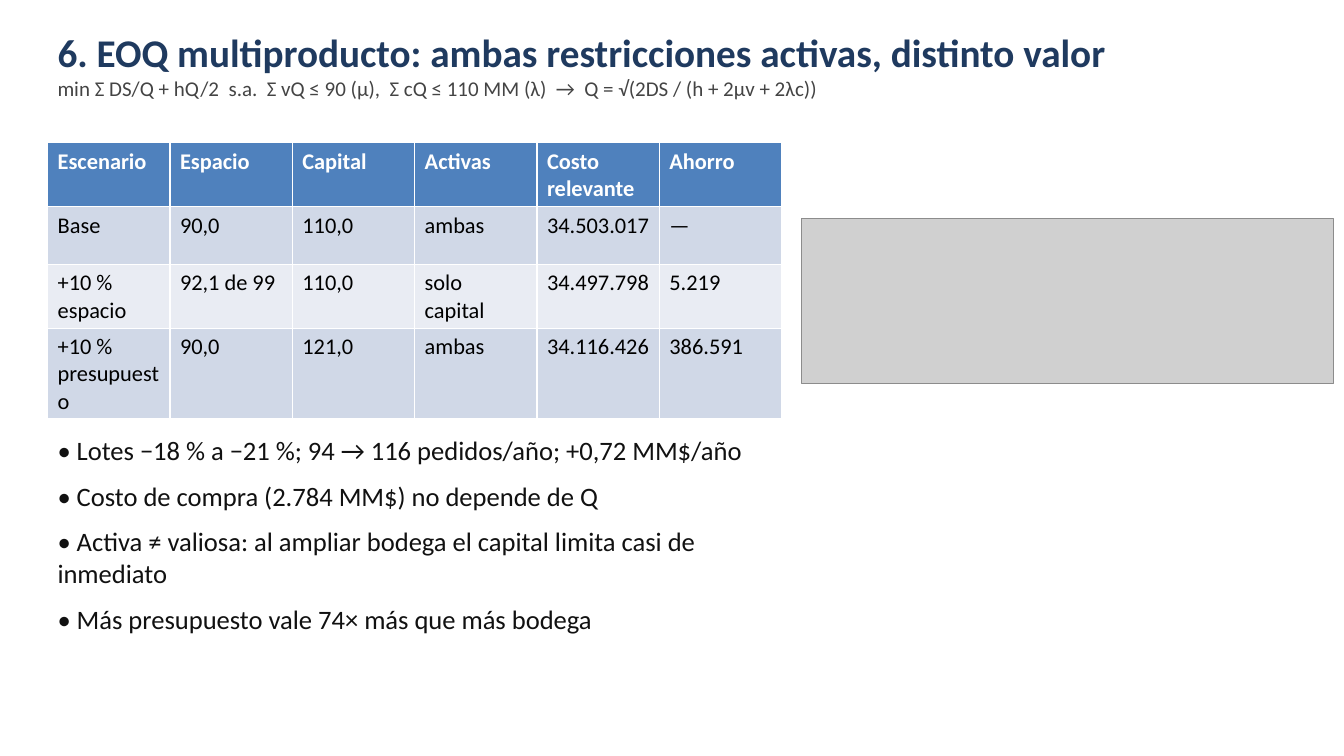
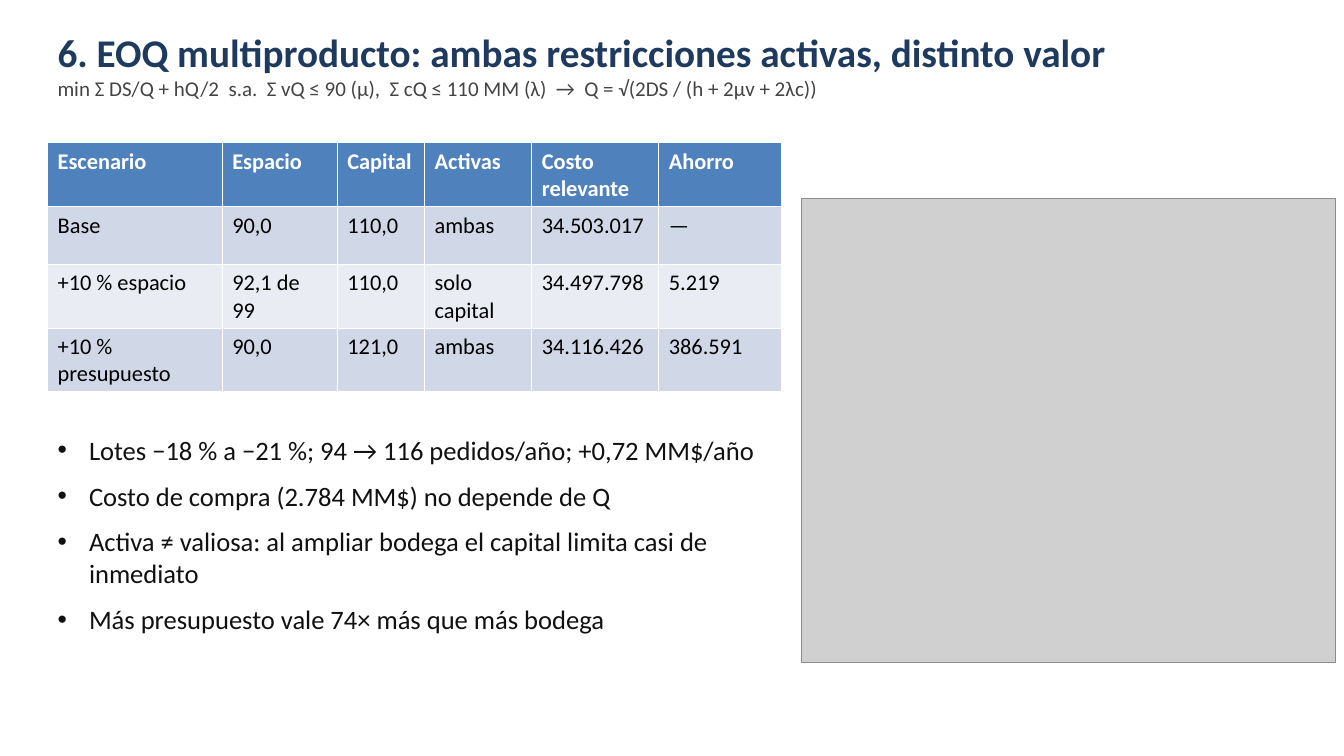
Before and after one commit to cdevidts/GDO-proyecto, a slide deck: slide 7 of proyecto/04_presentacion/Presentacion_Ventisur.pptx. Drawn at 1344x756 pixels with LibreOffice and Linux fonts; fonts in the diff are those of the drawing; grey boxes stand for pictures. Boxes give left, top, right and bottom in pixels: in the first picture for what was removed or moved away, otherwise in the second. Text is boxed around its words. In the diff, an @@ line names an element or a change of style, - is before the commit and + after.

```diff
--- a/proyecto/04_presentacion/Presentacion_Ventisur.pptx
+++ b/proyecto/04_presentacion/Presentacion_Ventisur.pptx
@@ table: place and size @@
-table at box(47, 143, 779, 638)
+table at box(47, 143, 781, 389)
@@ picture: place and size @@
-picture at box(802, 219, 1334, 384)
+picture at box(802, 199, 1336, 662)
@@ text at box(89, 441, 754, 634): text changed @@
-• Lotes −18 % a −21 %; 94 → 116 pedidos/año; +0,72 MM$/año
-• Costo de compra (2.784 MM$) no depende de Q
-• Activa ≠ valiosa: al ampliar bodega el capital limita casi de inmediato
-• Más presupuesto vale 74× más que más bodega
+• Lotes −18 % a −21 %; 94 → 116 pedidos/año; +0,72 MM$/año
+• Costo de compra (2.784 MM$) no depende de Q
+• Activa ≠ valiosa: al ampliar bodega el capital limita casi de inmediato
+• Más presupuesto vale 74× más que más bodega
```
Also in this commit, not shown: 6 other slides changed, 23 other files.
